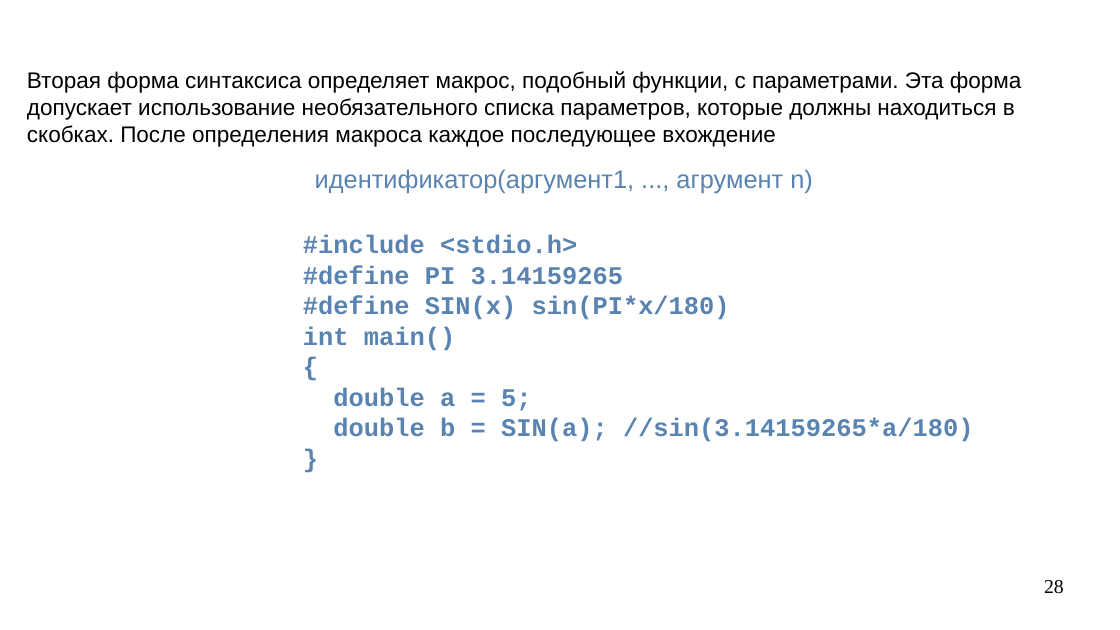
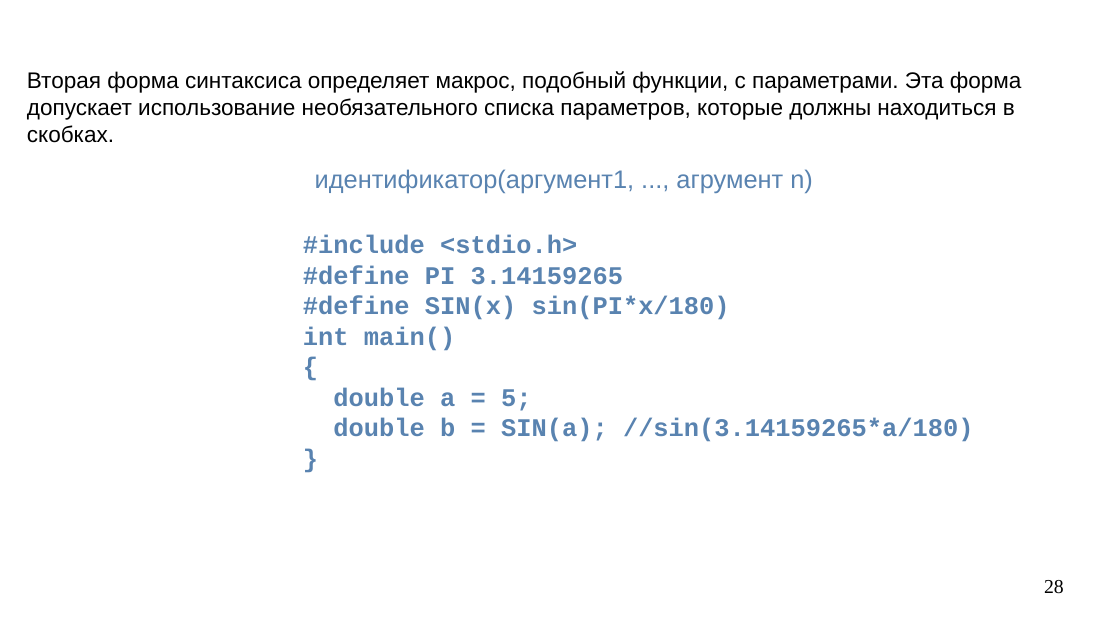
Before and after one commit to steelcraft/stud-lab, a slide deck: slide 28 of Лекции/CBCP01#L4.odp. Drawn at 1120x630 pixels with LibreOffice and Linux fonts; fonts in the diff are those of the drawing. Boxes give left, top, right and bottom in pixels: in the first picture for what was removed or moved away, otherwise in the second. Text is boxed around its words. In the diff, an @@ line names an element or a change of style, - is before the commit and + after.

```diff
--- a/Лекции/CBCP01#L4.odp
+++ b/Лекции/CBCP01#L4.odp
@@ text at bbox=[27, 71, 1022, 143]: text changed @@
-Вторая форма синтаксиса определяет макрос, подобный функции, с параметрами. Эта форма допускает использование необязательного списка параметров, которые должны находиться в скобках. После определения макроса каждое последующее вхождение
+Вторая форма синтаксиса определяет макрос, подобный функции, с параметрами. Эта форма допускает использование необязательного списка параметров, которые должны находиться в скобках.
```
Also in this commit, not shown: 1 other file.
